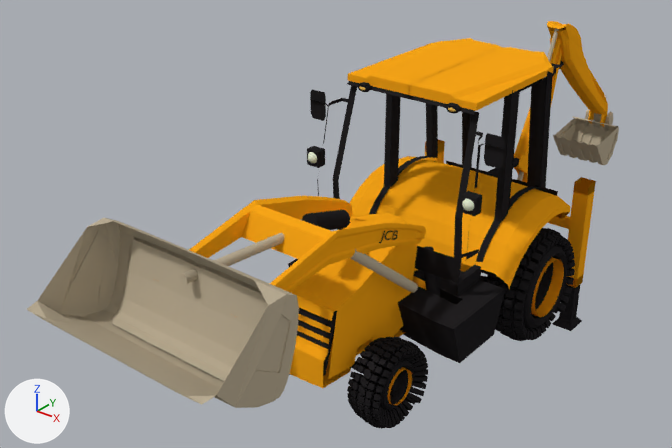
Before and after pictures for a commit that changed the Blender file Models/Vehicles/Land/BackHoeLoader/JCBMidiCXBackhoeLoader2014.blend.
The view is the same before and after, from a 50 mm camera at (15.2, -23.5, 13.1) aimed at (-2.8, -0.9, -0.8). Arrows for +X, +Y and +Z are at lower left; the lights stay in place.

Names of what the first picture shows: 'Arm', 'BackhoeBoom', 'Body', 'CabFrame', 'CabRoofTop', 'LeftBackTire', 'LeftFrontTire', 'LoaderBucket', 'SwingFrame', 'bucketPystonRod', 'loaderLiftArm', 'rockBucket'.
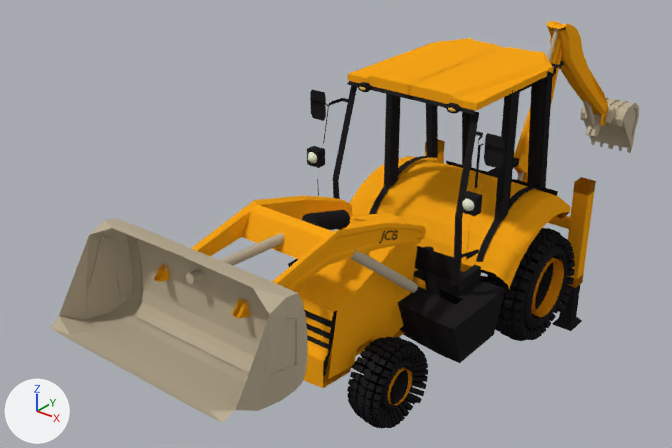
Pixel boxes [x1, y1, x2, y2] of what changed, in the pictures (672 x 448 px):
```json
{"object": "LoaderBucket", "change": "turned", "before": [27, 218, 299, 408], "after": [50, 218, 307, 423]}
{"object": "rockBucket", "change": "turned", "before": [553, 95, 619, 165], "after": [581, 97, 639, 153]}
{"object": "bucketPystonRod", "change": "moved, turned", "before": [179, 233, 285, 285], "after": [186, 233, 284, 284]}
{"object": "bucketSideLinkRod", "change": "moved, turned", "after": [583, 101, 595, 126], "on screen": "not visible before"}
```

Edits to the scene script, one JSON object a line:
```json
{"op": "set", "path": "ob_loaderbucket.rotation_euler", "old": "(0.171, 0.0, 0.0)", "new": "(0.48, 0.0, 0.0)", "note": "degrees (10, 0, 0) -> degrees (28, 0, 0)"}
{"op": "set", "path": "ob_bucketpystonrod.location", "old": "(0.13, -10.25, 2.02)", "new": "(0.13, -10.05, 1.95)"}
{"op": "set", "path": "ob_bucketpystonrod.rotation_euler", "old": "(1.493, -0.359, 0.0196)", "new": "(1.507, -0.358, 0.0143)", "note": "degrees (86, -21, 1.1) -> degrees (86, -21, 0.8)"}
{"op": "set", "path": "ob_rockbucket.rotation_euler", "old": "(1.903, 0.0261, 0.0177)", "new": "(4.048, -0.0291, 0.0123)", "note": "degrees (109, 1.5, 1) -> degrees (232, -1.7, 0.7)"}
{"op": "set", "path": "ob_bucketsidelinkrod.location", "old": "(-0.1, 14.12, 0.2)", "new": "(-0.1, 13.38, -0.61)"}
{"op": "set", "path": "ob_bucketsidelinkrod.rotation_euler", "old": "(0.856, 0.00656, -0.00665)", "new": "(0.635, -0.037, 0.0491)", "note": "degrees (49, 0.4, -0.4) -> degrees (36, -2.1, 2.8)"}
```
